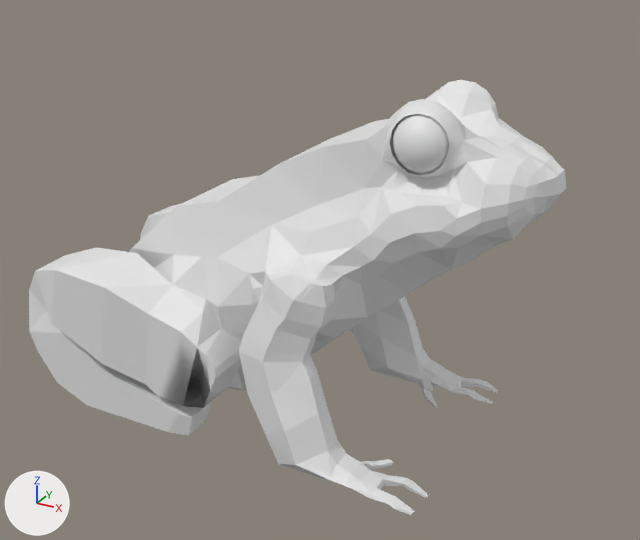
One commit to the COLLADA model src/game/Assets/Models/secondfrog.dae: the scene before it, then after it.
The view is the same before and after, from a 50 mm lens placed at (4.86, -7.83, 5.69), pointed at (0.59, -0.08, 1.81). Every picture has the same lights, and +X, +Y and +Z are marked at lower left. Where no turn or scale is listed for an object, it has been applied to the vertices.
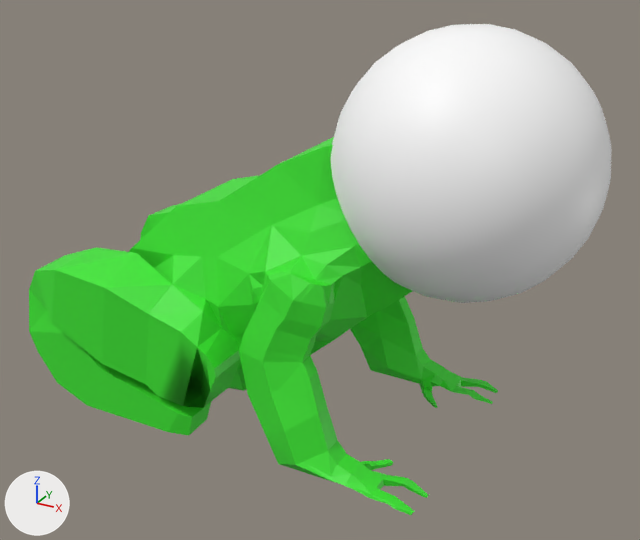
Commit message: added helmet to spacefrog

Changed parts and their boxes [x1, y1, x2, y2] in the pictures (640 x 540 px):
```json
{"object": "Helmet", "change": "added", "after": [331, 24, 612, 303]}
{"part": 1, "of": "me_plane", "change": "recoloured", "before": [29, 137, 498, 515], "after": [29, 137, 498, 515], "on screen": "white to green"}
```

The change, as JSON lines over the scene's bpy script:
```json
{"op": "add", "block": "mat_frog_eye", "code": ["mat_frog_eye = principled_material('Frog Eye')", "mat_frog_eye.base_color = (0.8, 0.8, 0.8)  # white #e7e7e7"]}
{"op": "add", "block": "mat_frog", "code": ["mat_frog = principled_material('Frog')", "mat_frog.base_color = (0.0466, 0.8, 0.0309)  # green #3de731"]}
{"op": "add", "block": "mat_glass", "code": ["mat_glass = principled_material('Glass')", "mat_glass.base_color = (1.0, 1.0, 1.0)  # white #ffffff"]}
{"block": "me_plane", "where": "me_plane.from_pydata(...)  # 2764 vertices, 5334 faces; spans x -2.73..3.09, y -1.37..1.37, z -0.03..3.9"}
{"block": "me_plane", "where": "# used by ob_plane; location = (0.0, 0.0, 0.0)"}
{"block": "me_plane", "change": "me_plane part 1: 1750 faces spanning x -2.73..3.09, y -1.37..1.37, z -0.03..3.9 switch from no material to mat_frog (green #3de731)"}
{"op": "add", "block": "me_plane", "code": "me_plane.materials.append(mat_frog_eye)  # white #e7e7e7"}
{"op": "add", "block": "me_plane_001", "code": ["me_plane_001 = bpy.data.meshes.new('Plane.001')", "me_plane_001.from_pydata(...)  # 834 vertices, 1664 faces; spans x 0.84..3.45, y -1.26..1.37, z 1.86..4.5", "me_plane_001.materials.append(mat_glass)  # white #ffffff"]}
{"op": "add", "block": "ob_helmet", "code": ["ob_helmet = bpy.data.objects.new('Helmet', me_plane_001)", "ob_helmet.location = (0.0, 0.0, 0.0)"]}
```
